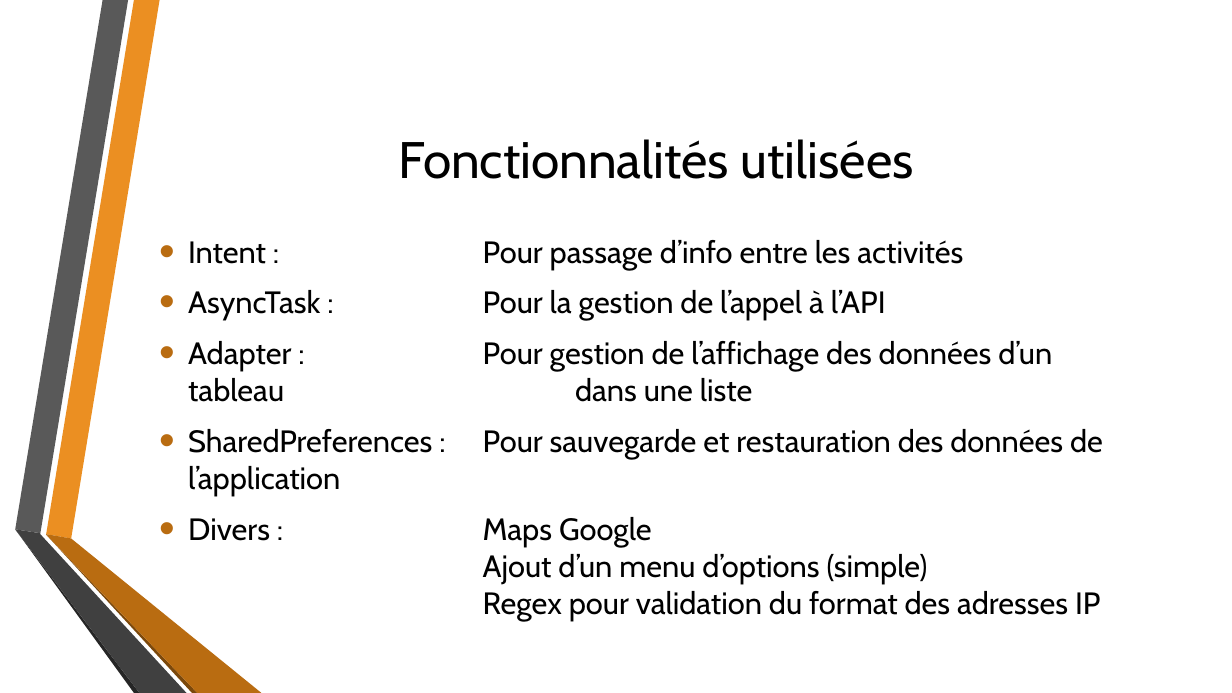
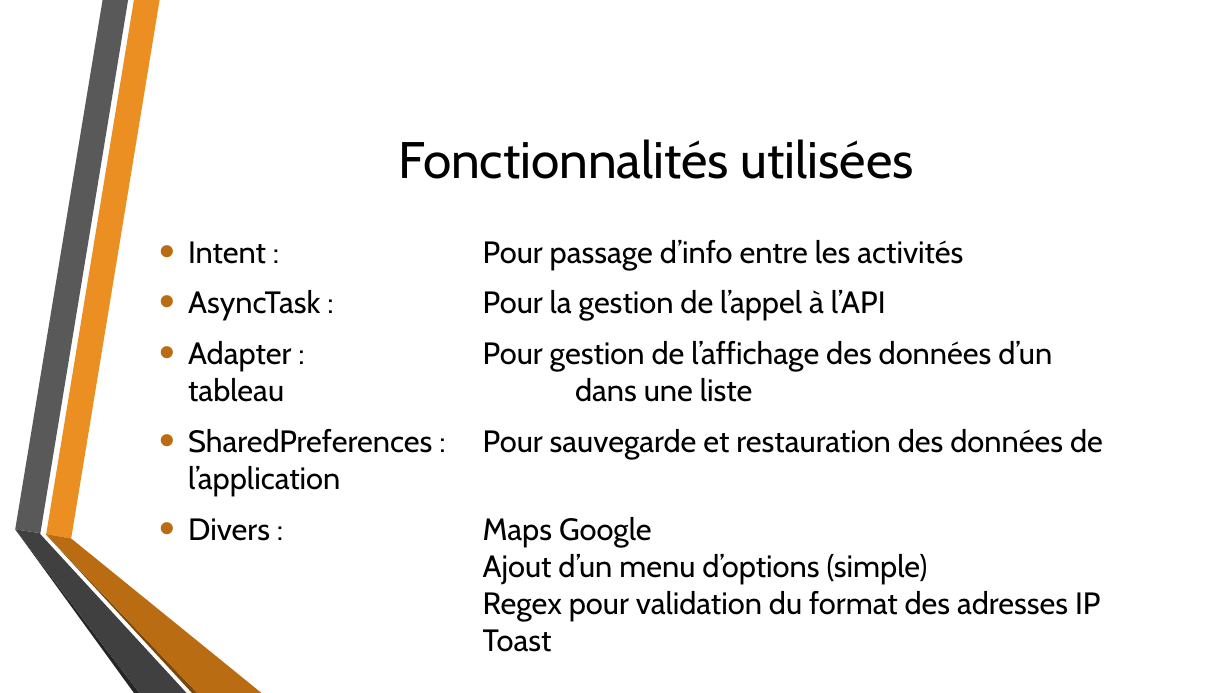
Before and after one commit to jefschaerz/CAS-DAR_MWS-IPGeolocation, a slide deck: slide 8 of 0_Présentation - IP-Locator.pptx. Drawn at 1232x693 pixels with LibreOffice and Linux fonts; fonts in the diff are those of the drawing; background and template pictures are left out. Boxes give left, top, right and bottom in pixels: in the first picture for what was removed or moved away, otherwise in the second. Text is boxed around its words. In the diff, an @@ line names an element or a change of style, - is before the commit and + after.

```diff
--- a/0_Présentation - IP-Locator.pptx
+++ b/0_Présentation - IP-Locator.pptx
@@ text at (188, 517, 1100, 652): text changed @@
-• Divers : Maps Google
-  Ajout d’un menu d’options (simple)
-  Regex pour validation du format des adresses IP
+• Divers : Maps Google
+  Ajout d’un menu d’options (simple)
+  Regex pour validation du format des adresses IP
+  Toast
```
Also in this commit, not shown: 2 other slides changed, 1 slide added, 10 other files.
